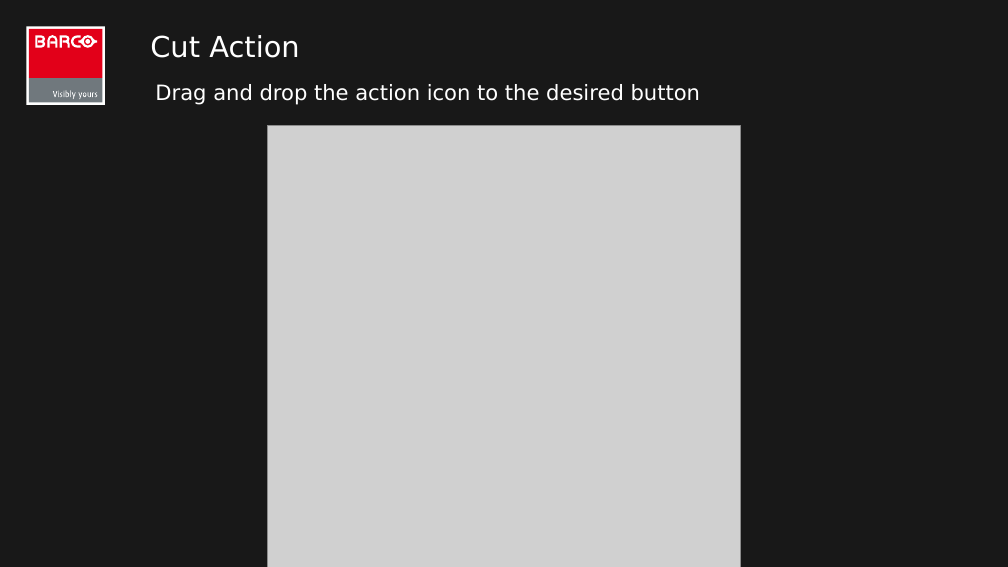
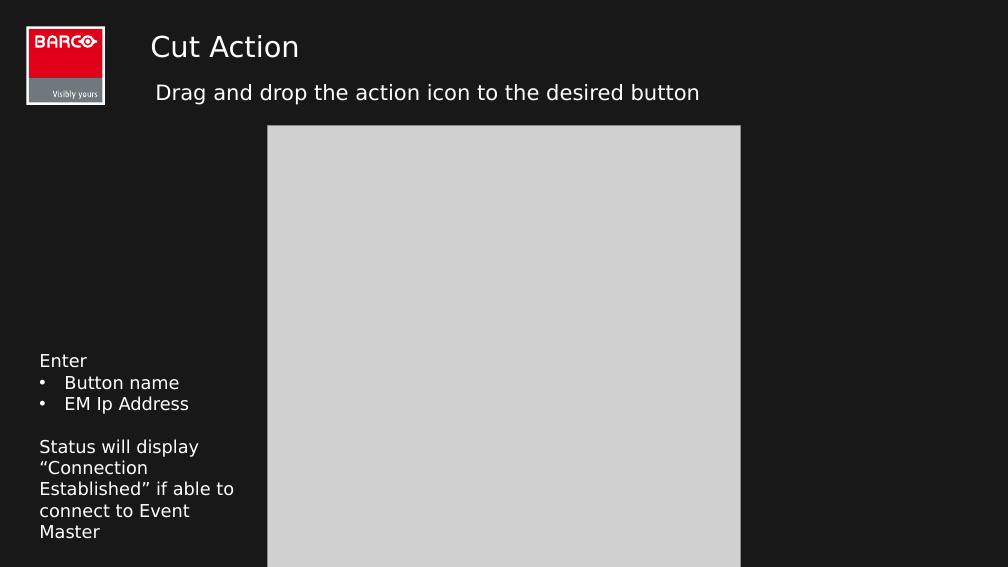
Before and after one commit to robbie78669/streamdeck-eventmaster, a slide deck: slide 6 of Stream Deck for Event Master v2.1.pptx. Drawn at 1008x567 pixels with LibreOffice and Linux fonts; fonts in the diff are those of the drawing; grey boxes stand for pictures. Boxes give left, top, right and bottom in pixels: in the first picture for what was removed or moved away, otherwise in the second. Text is boxed around its words. In the diff, an @@ line names an element or a change of style, - is before the commit and + after.

```diff
--- a/Stream Deck for Event Master v2.1.pptx
+++ b/Stream Deck for Event Master v2.1.pptx
@@ text added at (39,354,234,539), 16 pt, text #FFFFFF @@
+Enter
+• Button name
+• EM Ip Address
+Status will display “Connection Established” if able to connect to Event Master
```
Also in this commit, not shown: 6 other slides changed, 3 other files.
